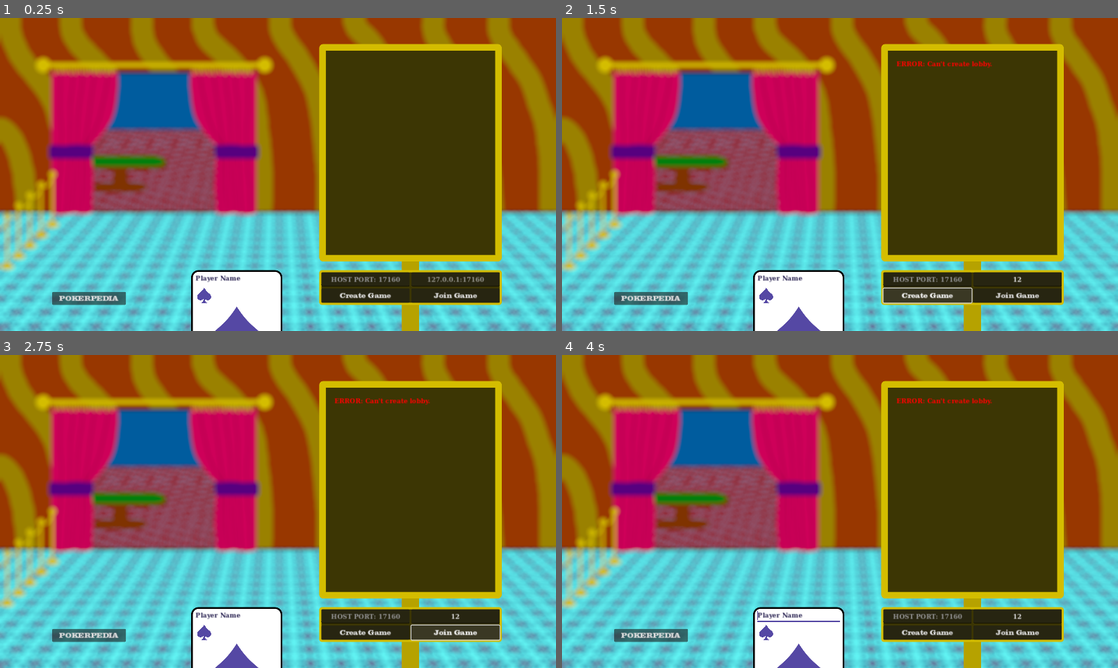
Above: before the commit, frames 1-4 (two rows, left to right).
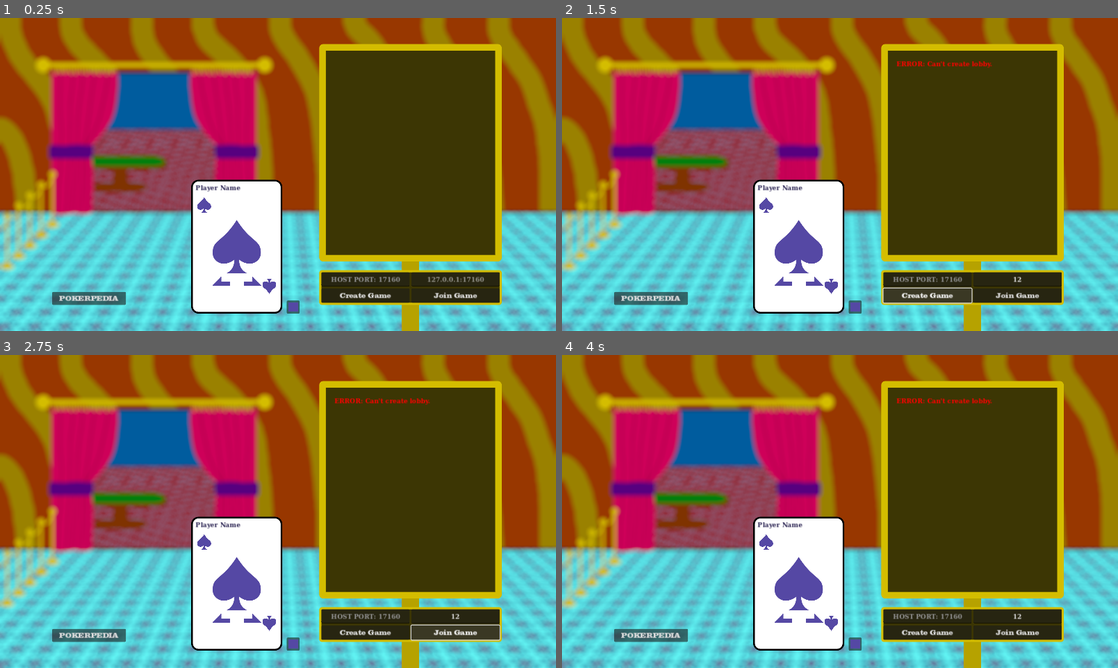
Above: after the commit, the same moments.

Repository: rwilson02/Poker-Party
Game: Godot game, scene res://scenes/Main.tscn
Same seed, same stepped clock (60 frames per second), same inputs: the game is played once before the commit and once after it.
Inputs (mouse positions are in pixels of both pictures, inside the frame that each line leads up to):
- Up to frame 1 (0.25 s): no input
- Up to frame 2 (1.5 s): click (1017, 280) at 0.52 s; type "12" at 0.6 s; click "Create Game" at 1.25 s
- Up to frame 3 (2.75 s): click "Join Game" at 2 s
- Up to frame 4 (4 s): click (784, 617) at 2.77 s; click (812, 617) at 3.52 s

The runs differ from the first frame. In frame 1, 6.3% of the frame differs, in the area x 34-54%, y 51-100%; in frame 2, 6.3%; in frame 3, 6.3%; in frame 4, 6.3%.

Commit message:
identity crisis pt1: player icons

Diff:
--- a/scenes/Gameplay.tscn
+++ b/scenes/Gameplay.tscn
@@ -63,7 +63,6 @@
 script = ExtResource("5_5hwgm")
 
 [node name="Table" type="TextureRect" parent="Display"]
-modulate = Color(0.678431, 0.678431, 0.678431, 1)
 anchors_preset = 15
 anchor_right = 1.0
 anchor_bottom = 1.0
@@ -73,7 +72,6 @@
 expand_mode = 2
 
 [node name="Players" type="Control" parent="Display/Table"]
-visible = false
 layout_mode = 1
 anchors_preset = 8
 anchor_left = 0.5
@@ -135,9 +133,9 @@
 [node name="player_icon8" parent="Display/Table/Players" instance=ExtResource("4_26j3u")]
 layout_mode = 0
 offset_left = -578.0
-offset_top = 105.0
+offset_top = 60.0
 offset_right = -450.0
-offset_bottom = 285.0
+offset_bottom = 240.0
 
 [node name="player_icon9" parent="Display/Table/Players" instance=ExtResource("4_26j3u")]
 layout_mode = 0
--- a/scenes/Lobby.tscn
+++ b/scenes/Lobby.tscn
@@ -463,9 +463,9 @@
 anchor_right = 1.0
 anchor_bottom = 1.0
 offset_left = -130.0
-offset_top = -100.0
+offset_top = -308.0
 offset_right = 80.0
-offset_bottom = 208.0
+offset_bottom = 0.0
 grow_horizontal = 0
 grow_vertical = 0
 
--- a/scenes/ui/id_card.tscn
+++ b/scenes/ui/id_card.tscn
@@ -1,8 +1,10 @@
-[gd_scene load_steps=7 format=3 uid="uid://dqf80ncy8fmxq"]
+[gd_scene load_steps=9 format=3 uid="uid://dqf80ncy8fmxq"]
 
 [ext_resource type="FontFile" uid="uid://15waa33347nr" path="res://theming/DejaVuSerifCondensed-Bold.ttf" id="1_k44p4"]
 [ext_resource type="Script" path="res://scripts/ui/id_card.gd" id="1_ycgv6"]
-[ext_resource type="Texture2D" uid="uid://cl00gjptu5w6e" path="res://textures/cards/suit_selector.tres" id="3_0wejh"]
+[ext_resource type="Texture2D" uid="uid://cshuyhkkjyttb" path="res://textures/lobby/icon_selector.tres" id="3_xsqlu"]
+[ext_resource type="Texture2D" uid="uid://dk0rcm57vix5s" path="res://textures/barb_arrow.png" id="4_geh82"]
+[ext_resource type="Texture2D" uid="uid://cyb58hglrd1im" path="res://textures/barb_arrow_empty.png" id="5_pw7fo"]
 
 [sub_resource type="StyleBoxFlat" id="StyleBoxFlat_x6uns"]
 bg_color = Color(1, 1, 1, 1)
@@ -56,7 +58,7 @@
 layout_mode = 2
 size_flags_horizontal = 0
 size_flags_vertical = 0
-texture = ExtResource("3_0wejh")
+texture = ExtResource("3_xsqlu")
 expand_mode = 1
 
 [node name="BottomRight" type="VBoxContainer" parent="."]
@@ -80,16 +82,60 @@
 layout_mode = 2
 size_flags_horizontal = 0
 size_flags_vertical = 0
-texture = ExtResource("3_0wejh")
+texture = ExtResource("3_xsqlu")
 expand_mode = 1
 
 [node name="FaceIcon" type="TextureRect" parent="."]
-layout_mode = 2
-offset_left = 25.0
-offset_top = 74.0
-offset_right = 185.0
-offset_bottom = 234.0
+layout_mode = 1
+anchors_preset = 8
+anchor_left = 0.5
+anchor_top = 0.5
+anchor_right = 0.5
+anchor_bottom = 0.5
+offset_left = -70.0
+offset_top = -70.0
+offset_right = 70.0
+offset_bottom = 70.0
 grow_horizontal = 2
 grow_vertical = 2
-texture = ExtResource("3_0wejh")
+texture = ExtResource("3_xsqlu")
 expand_mode = 1
+
+[node name="HBoxContainer" type="HBoxContainer" parent="."]
+layout_mode = 0
+offset_left = 35.0
+offset_top = 224.0
+offset_right = 175.0
+offset_bottom = 244.0
+
+[node name="BackButton" type="TextureButton" parent="HBoxContainer"]
+layout_mode = 2
+size_flags_horizontal = 3
+texture_normal = ExtResource("4_geh82")
+texture_disabled = ExtResource("5_pw7fo")
+ignore_texture_size = true
+stretch_mode = 5
+flip_h = true
+
+[node name="FwdButton" type="TextureButton" parent="HBoxContainer"]
+layout_mode = 2
+size_flags_horizontal = 3
+texture_normal = ExtResource("4_geh82")
+texture_disabled = ExtResource("5_pw7fo")
+ignore_texture_size = true
+stretch_mode = 5
+
+[node name="ColorPickerButton" type="ColorPickerButton" parent="."]
+layout_mode = 1
+anchors_preset = 3
+anchor_left = 1.0
+anchor_top = 1.0
+anchor_right = 1.0
+anchor_bottom = 1.0
+offset_left = 10.0
+offset_top = -30.0
+offset_right = 40.0
+grow_horizontal = 0
+grow_vertical = 0
+color = Color(0.333333, 0.282353, 0.643137, 1)
+edit_alpha = false
--- a/scenes/ui/player_icon.tscn
+++ b/scenes/ui/player_icon.tscn
@@ -1,11 +1,14 @@
-[gd_scene load_steps=2 format=3 uid="uid://de2s5vw6wxn1u"]
+[gd_scene load_steps=4 format=3 uid="uid://de2s5vw6wxn1u"]
 
 [ext_resource type="Theme" uid="uid://b4yajy8yajabe" path="res://theming/general.tres" id="1_toyqu"]
+[ext_resource type="Script" path="res://scripts/ui/player_icon.gd" id="2_rn8ld"]
+[ext_resource type="Texture2D" uid="uid://cshuyhkkjyttb" path="res://textures/lobby/icon_selector.tres" id="3_26dcl"]
 
 [node name="player_icon" type="ReferenceRect"]
 offset_right = 128.0
 offset_bottom = 180.0
 theme = ExtResource("1_toyqu")
+script = ExtResource("2_rn8ld")
 
 [node name="TextureRect" type="TextureRect" parent="."]
 custom_minimum_size = Vector2(128, 128)
@@ -17,6 +20,8 @@
 offset_right = 64.0
 offset_bottom = 128.0
 grow_horizontal = 2
+texture = ExtResource("3_26dcl")
+expand_mode = 1
 
 [node name="RichTextLabel" type="RichTextLabel" parent="."]
 layout_mode = 1
--- a/scripts/gameplay/gameplay_display.gd
+++ b/scripts/gameplay/gameplay_display.gd
@@ -9,6 +9,7 @@
 @onready var chip_zoom = $ChipZoom
 @onready var sfxer = $AudioStreamPlayer
 @onready var chat = $Chat
+@onready var players = $Table/Players
 
 const CHIP_TEMPLATE = "[img=24]res://textures/ico_chips.png[/img] %d"
 const UI_CARD = preload("res://scenes/ui/ui_card.tscn")
@@ -18,6 +19,13 @@
 
 func _ready():
 	$MultiplayerSynchronizer.synchronized.connect(update_display)
+	for idx in Netgame.players.size():
+		var icon = players.get_child(idx)
+		icon.setup(Netgame.players.keys()[idx])
+		$MultiplayerSynchronizer.synchronized.connect(icon.update)
+	for child in players.get_children():
+		if child.id == -1:
+			child.visible = false
 
 	if(multiplayer.get_unique_id() == 1):
 		var display_timer = Timer.new()
--- a/scripts/lobby.gd
+++ b/scripts/lobby.gd
@@ -44,7 +44,7 @@
 	player_display.pop()
 
 func create_game():
-	Netgame.player_info.name = player_inputs.get_player_name()
+	set_player_info()
 
 	var port = port_input.value
 	var error = Netgame.create_game(port)
@@ -65,7 +65,7 @@
 		player_display.pop()
 
 func on_join_button():
-	Netgame.player_info.name = player_inputs.get_player_name()
+	set_player_info()
 
 	var error
 	if ":" in address_bar.text:
@@ -99,6 +99,11 @@
 	lobby_controls.visible = true
 	player_inputs.set_editable(true)
 	$LobbyControls/LobbyMenu.tabs_visible = false
+
+func set_player_info():
+	Netgame.player_info.name = player_inputs.get_player_name()
+	Netgame.player_info.color = player_inputs.get_player_color()
+	Netgame.player_info.icon = player_inputs.get_player_icon()
 
 func on_start_button():
 	set_lobby_rules()
--- a/scripts/netgame.gd
+++ b/scripts/netgame.gd
@@ -16,7 +16,10 @@
 	"cards": [],
 	"chips": 0,
 	"current_bet": 0,
-	"awaiting": false
+	"awaiting": false,
+
+	"icon": 0,
+	"color": Color.BLACK
 }
 @export var game_state = {
 	"pot": 0,
--- a/scripts/ui/id_card.gd
+++ b/scripts/ui/id_card.gd
@@ -1,29 +1,70 @@
 extends Panel
 
 @onready var player_name = %PlayerName
+@onready var ICON_COLUMNS = ICON_ATLAS.get_width() / ICON_SIZE
 
 @export var main_color: Color
+
+var config: ConfigFile
+var selected_icon: int
+const CONFIG_PATH = "user://config.cfg"
+const ICON_ATLAS = preload("res://textures/lobby/icon_atlas.png")
+const ICON_SIZE = 256
 
 # Called when the node enters the scene tree for the first time.
 func _ready():
 	player_name.text_changed.connect(func(c): $BottomRight/Label.text = c)
+	$ColorPickerButton.color_changed.connect(func(c): color_all_children(self, c))
+	$HBoxContainer/FwdButton.pressed.connect(func(): diff_icon(1))
+	$HBoxContainer/BackButton.pressed.connect(func(): diff_icon(-1))
 
-	var init_suit_rect = Rect2(0, 0, 256, 256)
-	for c in get_children():
-		if c is TextureRect:
-			c.texture.region = init_suit_rect
+	var picker: ColorPicker = $ColorPickerButton.get_picker()
+	picker.presets_visible = false
 
+	config = ConfigFile.new()
+	var err = config.load(CONFIG_PATH)
+	if not err:
+		player_name.text = config.get_value("cosmetic", "name", "")
+		player_name.text_changed.emit(player_name.text)
+		main_color = config.get_value("cosmetic", "color", Color.SLATE_BLUE.darkened(0.2))
+		selected_icon = config.get_value("cosmetic", "icon", 0)
+
+	change_icon(selected_icon)
 	color_all_children(self, main_color)
 
 func get_player_name():
 	return player_name.text if not player_name.text.is_empty() else "Player"
+func get_player_color(): return $ColorPickerButton.color
+func get_player_icon(): return selected_icon
 
 func set_editable(can_edit: bool):
 	player_name.editable = can_edit
+	$HBoxContainer/FwdButton.disabled = not can_edit
+	$HBoxContainer/BackButton.disabled = not can_edit
 
 func color_all_children(node: Node, color: Color):
 	for c in node.get_children():
 		if c.get_child_count() > 0:
 			color_all_children(c, color)
 
-		c.self_modulate = color
+		if not c.name.contains("Color"):
+			c.self_modulate = color
+
+func diff_icon(dir: int):
+	selected_icon = wrapi(selected_icon + dir, 0, ICON_COLUMNS * (ICON_ATLAS.get_height() / ICON_SIZE))
+	change_icon(selected_icon)
+func change_icon(icon):
+	var pos = Vector2(icon % ICON_COLUMNS, icon / ICON_COLUMNS)
+	var region = Rect2(pos * ICON_SIZE, Vector2.ONE * ICON_SIZE)
+
+	for c in get_children():
+		if c is TextureRect:
+			c.texture.region = region
+
+func _exit_tree():
+	if not OS.has_feature("editor"):
+		config.set_value("cosmetic", "name", player_name.text)
+		config.set_value("cosmetic", "color", get_child(0).self_modulate)
+		config.set_value("cosmetic", "icon", selected_icon)
+
+		config.save(CONFIG_PATH)
--- /dev/null
+++ b/scripts/ui/player_icon.gd
@@ -0,0 +1,29 @@
+extends ReferenceRect
+
+@onready var icon = $TextureRect
+@onready var text = $RichTextLabel
+
+const TEXT_TEMPLATE = "[center]%s\n[img=24]res://textures/ico_chips.png[/img] %d"
+const ICON_ATLAS = preload("res://textures/lobby/icon_atlas.png")
+const ICON_SIZE = 256
+
+var id: int = -1
+
+func setup(this_player: int):
+	id = this_player
+
+	var icons_per_row = ICON_ATLAS.get_width() / ICON_SIZE
+	var pos = Vector2(Netgame.players[id].icon % icons_per_row, Netgame.players[id].icon / icons_per_row)
+	var new_region = Rect2(pos * ICON_SIZE, Vector2.ONE * ICON_SIZE)
+	if icon.texture.region != new_region:
+		icon.texture.region = new_region
+
+	if position.y >= get_viewport().get_visible_rect().size.y / 2:
+		text.position = Vector2.ZERO
+		icon.position = Vector2.DOWN * text.size.y
+
+	update()
+
+func update():
+	icon.modulate = Netgame.players[id].color if not id in Netgame.game_state.losers else Color.DIM_GRAY
+	text.text = TEXT_TEMPLATE % [Netgame.players[id].name, Netgame.players[id].chips]
--- /dev/null
+++ b/textures/lobby/icon_selector.tres
@@ -0,0 +1,8 @@
+[gd_resource type="AtlasTexture" load_steps=2 format=3 uid="uid://cshuyhkkjyttb"]
+
+[ext_resource type="Texture2D" uid="uid://3rfrv2m14jyq" path="res://textures/lobby/icon_atlas.png" id="1_l81h3"]
+
+[resource]
+resource_local_to_scene = true
+atlas = ExtResource("1_l81h3")
+region = Rect2(0, 0, 256, 256)
Binary file added: textures/lobby/icon_atlas.png
Not shown, added: textures/lobby/icon_atlas.png.import
